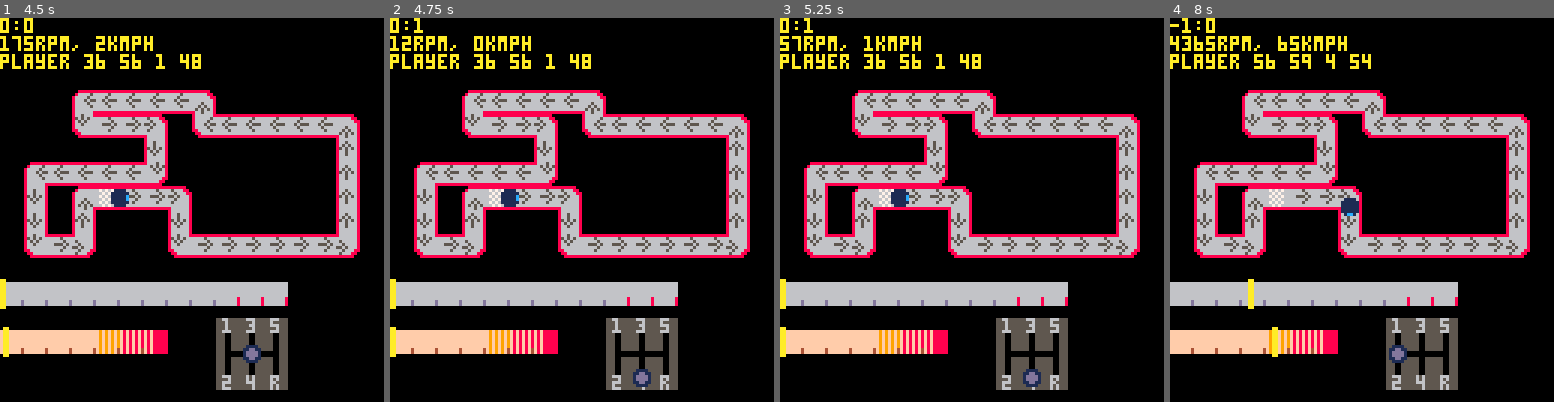
Above: before the commit, frames 1-4 (left to right).
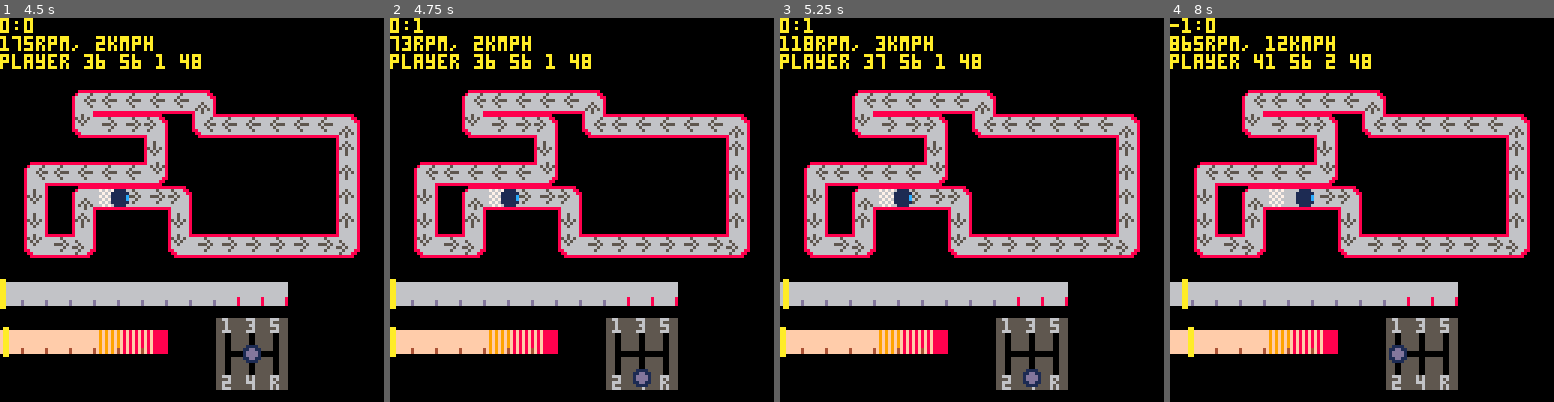
Above: after the commit, the same moments.

Repository: VedVid/PICOdrag
Game: PICO-8 cartridge picodrag.p8
Same seed, same stepped clock (60 frames per second), same inputs: the game is played once before the commit and once after it.
Inputs:
- Up to frame 1 (4.5 s): hold Left 1.97-2.37 s; hold Down 2.42-2.82 s; hold Right 2.87-3.53 s; hold Up 3.58-4.08 s; hold Right from 4.13 s (still down)
- Up to frame 2 (4.75 s): release Right at 4.53 s; hold Down from 4.58 s (still down)
- Up to frame 3 (5.25 s): release Down at 5.08 s; hold Left from 5.13 s (still down)
- Up to frame 4 (8 s): release Left at 5.8 s; hold Up 5.85-6.18 s; hold Left 6.23-6.63 s; hold Down 6.68-7.08 s; hold Right 7.13-7.8 s; hold Up from 7.85 s (still down)

Frame 1 is identical in both runs. In frame 2, less than 0.1% of the frame differs, in the area x 0-25%, y 4-9%; in frame 3, 0.7%; in frame 4, 1.6%, in the area x 0-52%, y 4-89%.

Commit message:
Completed dropdown percent for Abarth

Diff:
--- a/picodrag.p8
+++ b/picodrag.p8
@@ -582,6 +582,7 @@
  car.gear_one_vmax = 47
  car.gear_one_time = 3.0
  car.gear_one_dropdown = 1000
+ -- dropdown ratio is % of dropdown of rpm_max
  car.gear_one_dropdown_ratio =
   0.18
  car.gear_two_ratio = 2.24
@@ -665,57 +666,57 @@
 function car_calc_dropdown(car)
  if car.previous_gear == 1 then
   if car.current_gear == 2 then
-   car.current_rpm -= (car.current_rpm * car.gear_two_dropdown_ratio)
+   car.current_rpm -= car.current_rpm * car.gear_two_dropdown_ratio
   elseif car.current_gear == 3 then
-   car.current_rpm -= ((car.current_rpm * car.gear_two_dropdown_ratio) + (car.current_rpm * car.gear_three_dropdown_ratio))
+   car.current_rpm -= car.current_rpm * (car.gear_two_dropdown_ratio + car.gear_three_dropdown_ratio)
   elseif car.current_gear == 4 then
-   car.current_rpm -= ((car.current_rpm * car.gear_two_dropdown_ratio) + (car.current_rpm * car.gear_three_dropdown_ratio) + (car.current_rpm * car.gear_four_dropdown_ratio))
+   car.current_rpm -= car.current_rpm * (car.gear_two_dropdown_ratio + car.gear_three_dropdown_ratio + car.gear_four_dropdown_ratio)
   elseif car.current_gear == 5 then
-   car.current_rpm -= ( (car.current_rpm * car.gear_two_dropdown_ratio) + (car.current_rpm * car.gear_three_dropdown_ratio) + (car.current_rpm * car.gear_four_dropdown_ratio) + (car.current_rpm * car.gear_five_dropdown_ratio))
+   car.current_rpm -= car.current_rpm * (car.gear_two_dropdown_ratio + car.gear_three_dropdown_ratio + car.gear_four_dropdown_ratio + car.gear_five_dropdown_ratio)
   end
 
  elseif car.previous_gear == 2 then
   if car.current_gear == 1 then
-   car.current_rpm += car.gear_two_dropdown
+   car.current_rpm += car.current_rpm * car.gear_two_dropdown_ratio
   elseif car.current_gear == 3 then
-   car.current_rpm -= car.gear_three_dropdown
+   car.current_rpm -= car.current_rpm * car.gear_three_dropdown_ratio
   elseif car.current_gear == 4 then
-   car.current_rpm -= (car.gear_three_dropdown + car.gear_four_dropdown)
+   car.current_rpm -= car.current_rpm * (car.gear_three_dropdown_ratio + car.gear_four_dropdown_ratio)
   elseif car.current_gear == 5 then
-   car.current_rpm -= (car.gear_three_dropdown + car.gear_four_dropdwon + car.gear_five_dropdown)
+   car.current_rpm -= car.current_rpm * (car.gear_three_dropdown_ratio + car.gear_four_dropdown_ratio + car.gear_five_dropdown_ratio)
   end
 
  elseif car.previous_gear == 3 then
   if car.current_gear == 1 then
-   car.current_rpm += (car.gear_one_dropdown + car.gear_two_dropdown)
+   car.current_rpm += car.current_rpm * (car.gear_one_dropdown_ratio + car.gear_two_dropdown_ratio)
   elseif car.current_gear == 2 then
-   car.current_rpm += car.gear_two_dropdown
+   car.current_rpm += car.current_rpm * car.gear_two_dropdown_ratio
   elseif car.current_gear == 4 then
-   car.current_rpm -= car.gear_four_dropdown
+   car.current_rpm -= car.current_rpm * car.gear_four_dropdown_ratio
   elseif car.current_gear == 5 then
-   car.current_rpm -= (car.gear_four_dropdown + car.gear_five_dropdown)
+   car.current_rpm -= car.current_rpm * (car.gear_four_dropdown_ratio + car.gear_five_dropdown_ratio)
   end
 
  elseif car.previous_gear == 4 then
   if car.current_gear == 1 then
-   car.current_rpm += (car.gear_one_dropdown + car.gear_two_dropdown + car.gear_three_dropdown)
+   car.current_rpm += car.current_rpm * (car.gear_one_dropdown_ratio + car.gear_two_dropdown_ratio + car.gear_three_dropdown_ratio)
   elseif car.current_gear == 2 then
-   car.current_rpm += (car.gear_two_dropdown + car.gear_three_dropdown)
+   car.current_rpm += car.current_rpm * (car.gear_two_dropdown_ratio + car.gear_three_dropdown_ratio)
   elseif car.current_gear == 3 then
-   car.current_rpm += car.gear_three_dropdown
+   car.current_rpm += car.current_rpm * car.gear_three_dropdown_ratio
   elseif car.current_gear == 5 then
-   car.current_rpm -= car.gear_five_dropdown
+   car.current_rpm -= car.current_rpm * car.gear_five_dropdown_ratio
   end
 
  elseif car.previous_gear == 5 then
   if car.current_gear == 1 then
-   car.current_rpm += (car.gear_one_dropdown + car.gear_two_dropdown + car.gear_three_dropdown + car.gear_four_dropdown)
+   car.current_rpm += car.current_rpm * (car.gear_one_dropdown_ratio + car.gear_two_dropdown_ratio + car.gear_three_dropdown_ratio + car.gear_four_dropdown_ratio)
   elseif car.current_gear == 2 then
-   car.current_rpm += (car.gear_two_dropdown + car.gear_three_dropdown + car.gear_four_dropdown)
+   car.current_rpm += car.current_rpm * (car.gear_two_dropdown_ratio + car.gear_three_dropdown_ratio + car.gear_four_dropdown_ratio)
   elseif car.current_gear == 3 then
-   car.current_rpm += (car.gear_three_dropdown + car.gear_four_dropdown)
+   car.current_rpm += car.current_rpm * (car.gear_three_dropdown_ratio + car.gear_four_dropdown_ratio)
   elseif car.current_gear == 4 then
-   car.current_rpm += car.gear_four_dropdown
+   car.current_rpm += car.current_rpm * car.gear_four_dropdown_ratio
   end
  end
 
